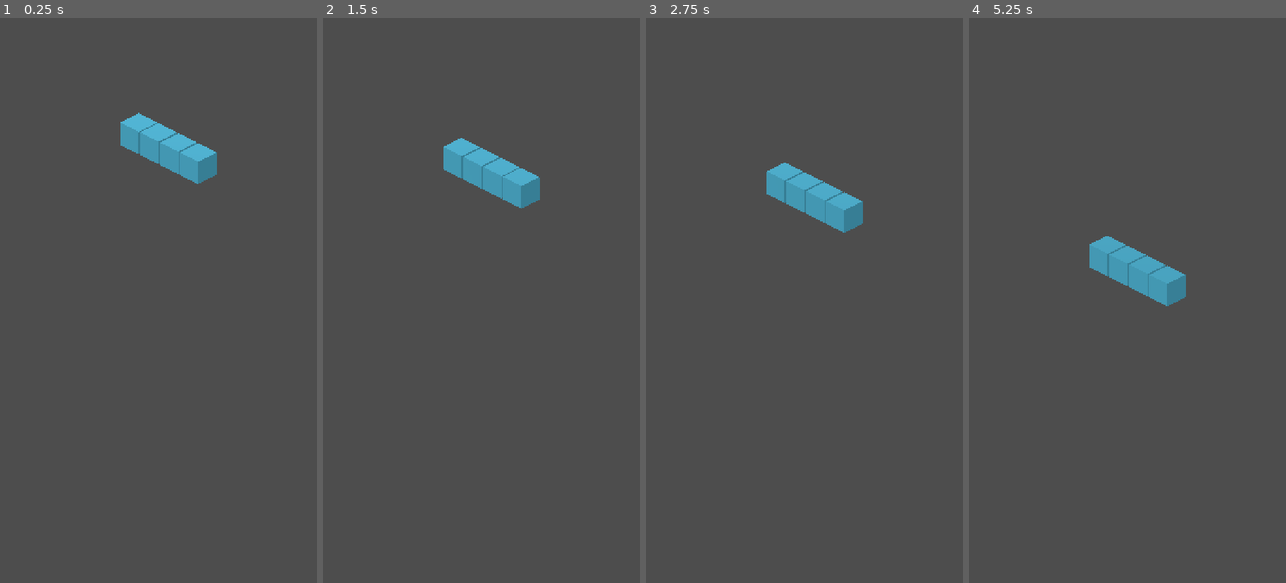
Above: before the commit, frames 1-4 (left to right).
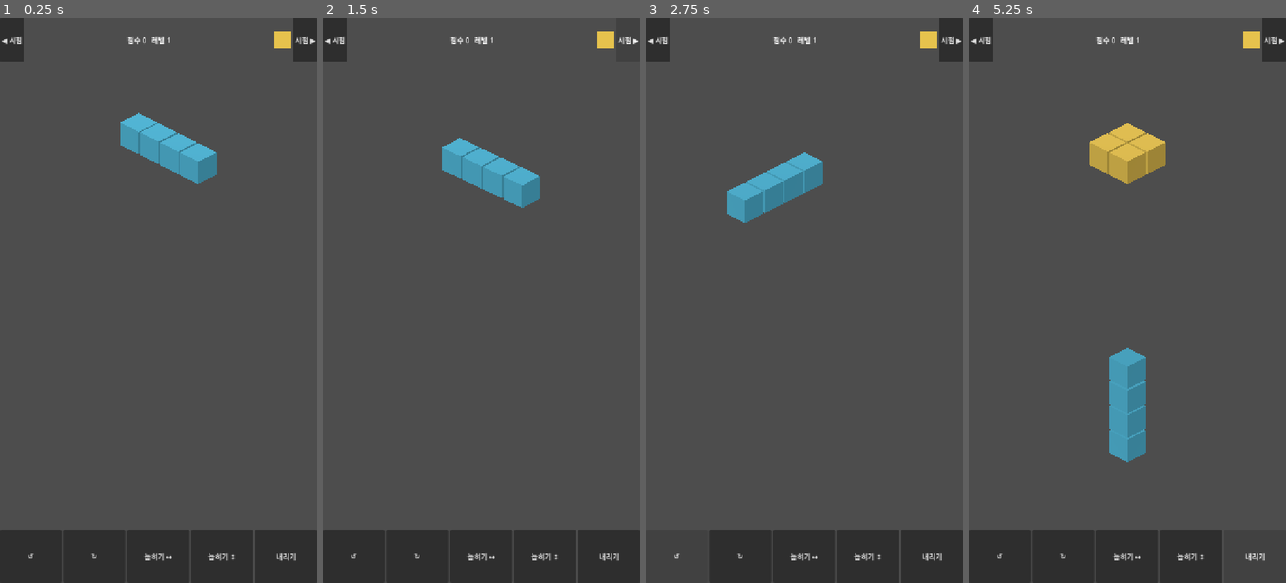
Above: after the commit, the same moments.

Repository: kjw5541a-hash/blockbox
Game: Godot game, scene res://scenes/main.tscn
Same seed, same stepped clock (60 frames per second), same inputs: the game is played once before the commit and once after it.
Inputs (mouse positions are in pixels of both pictures, inside the frame that each line leads up to):
- Up to frame 1 (0.25 s): no input
- Up to frame 2 (1.5 s): click (335, 40) at 0.5 s, where only the run after the commit has a clickable "◀ 시점"; click (627, 40) at 1.25 s, where only the run after the commit has a clickable "시점 ▶"
- Up to frame 3 (2.75 s): click (677, 554) at 2 s, where only the run after the commit has a clickable "↺"
- Up to frame 4 (5.25 s): click (1064, 554) at 2.75 s, where only the run after the commit has a clickable "↻"; click (1127, 554) at 3.5 s, where only the run after the commit has a clickable "눕히기 ↔"; click (1190, 554) at 4.25 s, where only the run after the commit has a clickable "눕히기 ↕"; click (1254, 554) at 5 s, where only the run after the commit has a clickable "내리기"

The runs differ from the first frame. In frame 1, 10% of the frame differs, in the area x 0-100%, y 0-100%; in frame 2, 10%; in frame 3, 11%; in frame 4, 15%.

Commit message:
feat: 회전/드롭/시점 버튼 UI 추가
터치 전용으로도 플레이 가능하도록 화면 상하단에 버튼 HUD를 추가한다.
버튼은 focus_mode=0으로 두어 방향키/스페이스가 UI 포커스 내비게이션에
가로채이지 않게 한다. 재시작(R) 시 게임 종료 라벨도 함께 숨긴다.

Diff:
--- /dev/null
+++ b/scenes/hud.tscn
@@ -0,0 +1,81 @@
+[gd_scene load_steps=2 format=3]
+
+[ext_resource type="Script" path="res://scripts/hud.gd" id="1"]
+
+[node name="HUD" type="CanvasLayer"]
+script = ExtResource("1")
+
+[node name="Top" type="HBoxContainer" parent="."]
+anchor_right = 1.0
+offset_bottom = 100.0
+
+[node name="TurnLeft" type="Button" parent="Top"]
+custom_minimum_size = Vector2(0, 96)
+focus_mode = 0
+text = "◀ 시점"
+
+[node name="Score" type="Label" parent="Top"]
+size_flags_horizontal = 3
+horizontal_alignment = 1
+vertical_alignment = 1
+
+[node name="NextSwatch" type="ColorRect" parent="Top"]
+custom_minimum_size = Vector2(40, 40)
+size_flags_vertical = 4
+
+[node name="TurnRight" type="Button" parent="Top"]
+custom_minimum_size = Vector2(0, 96)
+focus_mode = 0
+text = "시점 ▶"
+
+[node name="Bottom" type="HBoxContainer" parent="."]
+anchor_top = 1.0
+anchor_right = 1.0
+anchor_bottom = 1.0
+offset_top = -120.0
+
+[node name="RotateCCW" type="Button" parent="Bottom"]
+custom_minimum_size = Vector2(0, 96)
+size_flags_horizontal = 3
+focus_mode = 0
+text = "↺"
+
+[node name="RotateCW" type="Button" parent="Bottom"]
+custom_minimum_size = Vector2(0, 96)
+size_flags_horizontal = 3
+focus_mode = 0
+text = "↻"
+
+[node name="TiltRight" type="Button" parent="Bottom"]
+custom_minimum_size = Vector2(0, 96)
+size_flags_horizontal = 3
+focus_mode = 0
+text = "눕히기 ↔"
+
+[node name="TiltAway" type="Button" parent="Bottom"]
+custom_minimum_size = Vector2(0, 96)
+size_flags_horizontal = 3
+focus_mode = 0
+text = "눕히기 ↕"
+
+[node name="Drop" type="Button" parent="Bottom"]
+custom_minimum_size = Vector2(0, 96)
+size_flags_horizontal = 3
+focus_mode = 0
+text = "내리기"
+
+[node name="GameOver" type="Label" parent="."]
+visible = false
+anchor_left = 0.5
+anchor_top = 0.5
+anchor_right = 0.5
+anchor_bottom = 0.5
+offset_left = -150.0
+offset_top = -40.0
+offset_right = 150.0
+offset_bottom = 40.0
+grow_horizontal = 2
+grow_vertical = 2
+horizontal_alignment = 1
+vertical_alignment = 1
+text = "게임 종료  R 로 다시 시작"
--- a/scenes/main.tscn
+++ b/scenes/main.tscn
@@ -6,6 +6,7 @@
 [ext_resource type="Script" path="res://scripts/piece_view.gd" id="4"]
 [ext_resource type="Script" path="res://scripts/camera_rig.gd" id="5"]
 [ext_resource type="Script" path="res://scripts/touch_input.gd" id="6"]
+[ext_resource type="PackedScene" path="res://scenes/hud.tscn" id="7"]
 
 [node name="Main" type="Node3D"]
 script = ExtResource("1")
@@ -33,3 +34,5 @@
 
 [node name="Sun" type="DirectionalLight3D" parent="."]
 transform = Transform3D(0.86, -0.35, 0.37, 0, 0.72, 0.69, -0.5, -0.6, 0.63, 0, 20, 0)
+
+[node name="HUD" parent="." instance=ExtResource("7")]
--- /dev/null
+++ b/scripts/hud.gd
@@ -0,0 +1,39 @@
+extends CanvasLayer
+
+var game: Game = null
+var rig: CameraRig = null
+
+func setup(g: Game, r: CameraRig) -> void:
+	game = g
+	rig = r
+	$Bottom/RotateCCW.pressed.connect(func() -> void: game.rotate(Piece.AXIS_Y, -1))
+	$Bottom/RotateCW.pressed.connect(func() -> void: game.rotate(Piece.AXIS_Y, 1))
+	$Bottom/TiltRight.pressed.connect(_tilt_right)
+	$Bottom/TiltAway.pressed.connect(_tilt_away)
+	$Bottom/Drop.pressed.connect(func() -> void: game.hard_drop())
+	$Top/TurnLeft.pressed.connect(func() -> void: rig.turn(-1))
+	$Top/TurnRight.pressed.connect(func() -> void: rig.turn(1))
+	game.layers_cleared.connect(func(_n: int) -> void: _refresh_score())
+	game.piece_locked.connect(_refresh_next)
+	game.game_over.connect(_on_game_over)
+	_refresh_score()
+	_refresh_next()
+
+# 다음 조각 미리보기. 3D 미니 뷰포트 대신 색 견본 하나로 보여준다.
+# 조각 종류는 색으로 구분되므로 이것으로 충분하다.
+func _refresh_next() -> void:
+	$Top/NextSwatch.color = BlockColors.of(game.next_kind)
+
+func _tilt_right() -> void:
+	var a: Array = rig.tilt_axis(rig.axis_right())
+	game.rotate(a[0], a[1])
+
+func _tilt_away() -> void:
+	var a: Array = rig.tilt_axis(rig.axis_away())
+	game.rotate(a[0], a[1])
+
+func _refresh_score() -> void:
+	$Top/Score.text = "점수 %d   레벨 %d" % [game.score, game.level]
+
+func _on_game_over() -> void:
+	$GameOver.visible = true
--- a/scripts/main.gd
+++ b/scripts/main.gd
@@ -11,6 +11,7 @@
 	piece_view.setup(game)
 	touch_input.setup(game, rig)
 	game.start()
+	$HUD.setup(game, rig)
 
 func _process(delta: float) -> void:
 	game.step(delta)
@@ -48,3 +49,4 @@
 			game.start()
 			board_view.refresh()
 			piece_view.refresh()
+			$HUD/GameOver.visible = false
Not shown: 1 places in scenes/main.tscn that only renumber resources
Not shown, added: scripts/hud.gd.uid
